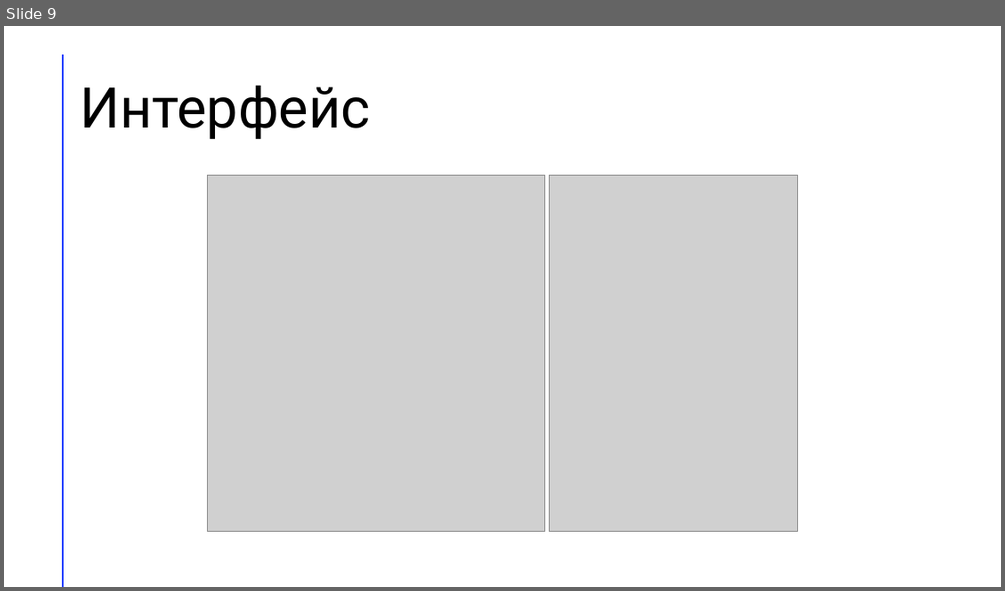
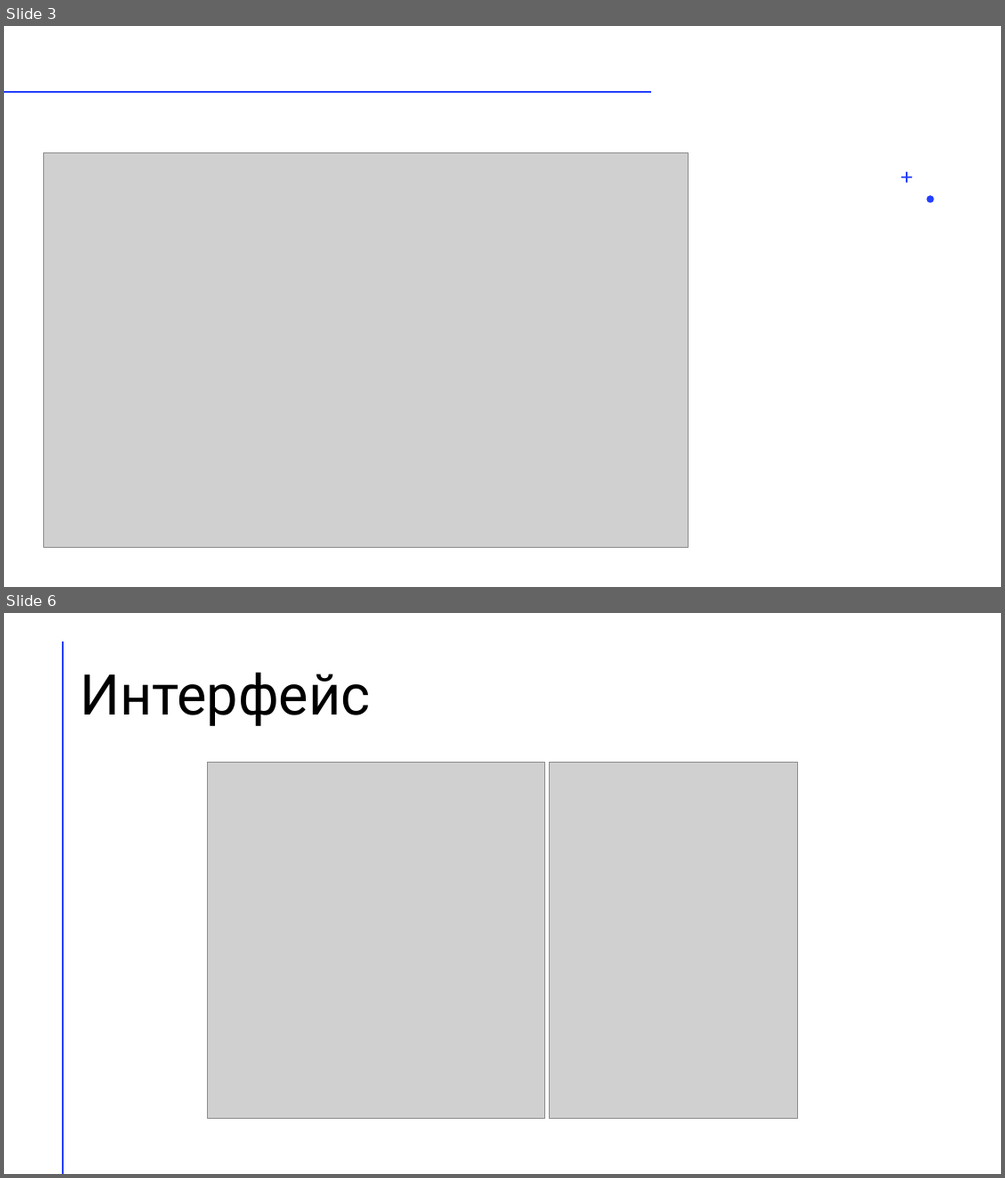
Before and after one commit to n2kkrd/books, a slide deck: DiplomKatya/KatyaDiplomPresent.pptx. Shown one above the other, each under a label of ours: slide 9 before the commit, slides 3 and 6 after it; the slides between them are not shown. The pictures are 1005x591 and 1005x1178 pixels, drawn with LibreOffice and Linux fonts; fonts in the diff are those of the drawing; grey boxes stand for pictures. Boxes give left, top, right and bottom in pixels: in the first picture for what was removed or moved away, otherwise in the second. Text is boxed around its words. In the diff, an @@ line names an element or a change of style, - is before the commit and + after.

```diff
--- a/DiplomKatya/KatyaDiplomPresent.pptx
+++ b/DiplomKatya/KatyaDiplomPresent.pptx
@@ slide 3 added at (4,26,1001,587), background #FFFFFF @@
@@ line added from (4, 92) to (650, 92), #FF9022 2 pt @@
@@ picture added at (44,153,688,548) @@
@@ freeform shape added at (901,172,913,183), fill #243FFF @@
@@ freeform shape added at (927,195,934,202), fill #243FFF @@
@@ what was slide 9 is now slide 6 @@
```
Also in this commit, not shown: 5 slides changed, 6 other slides added, 6 slides removed, 7 other files.
